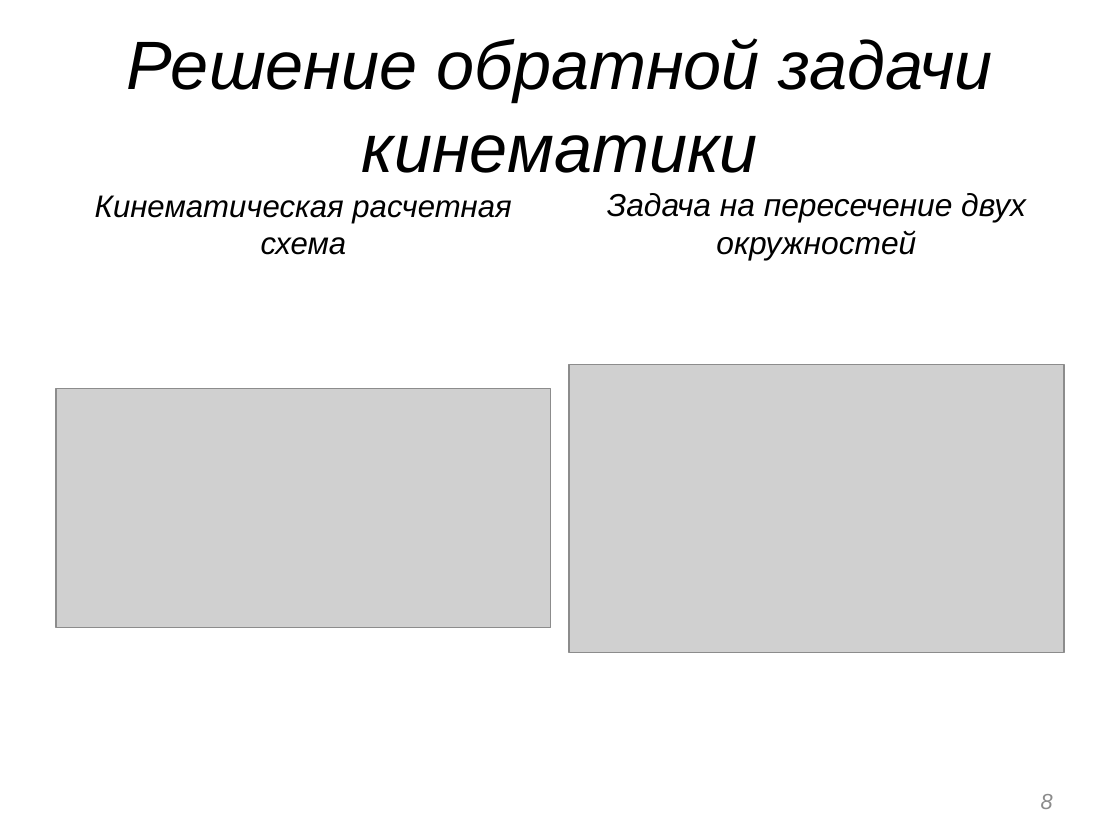
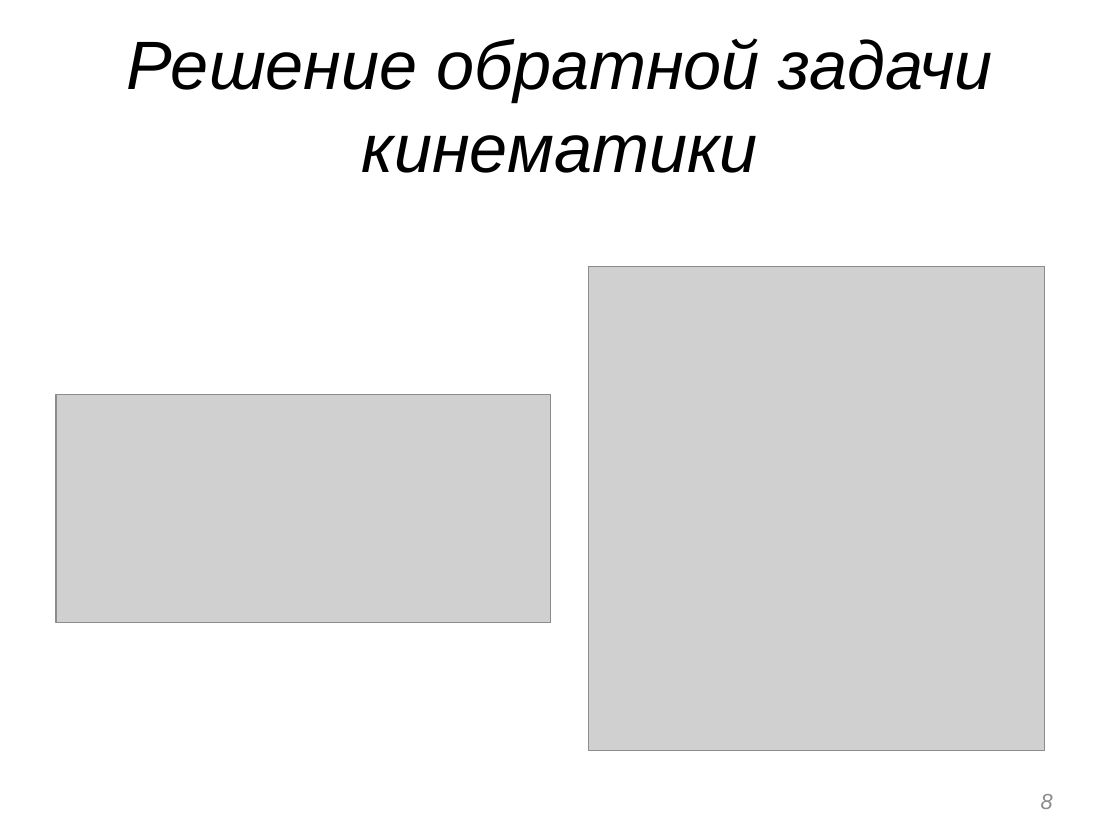
Before and after one commit to VovaRodger/Robo, a slide deck: slide 8 of Презентация.pptx. Drawn at 1120x840 pixels with LibreOffice and Linux fonts; fonts in the diff are those of the drawing; grey boxes stand for pictures. Boxes give left, top, right and bottom in pixels: in the first picture for what was removed or moved away, otherwise in the second. Text is boxed around its words. In the diff, an @@ line names an element or a change of style, - is before the commit and + after.

```diff
--- a/Презентация.pptx
+++ b/Презентация.pptx
@@ text removed at [95, 195, 511, 255] @@
-Кинематическая расчетная схема
@@ text removed at [607, 193, 1026, 260] @@
-Задача на пересечение двух окружностей
@@ picture: place and size @@
-picture at [569, 364, 1064, 652]
+picture at [588, 267, 1045, 750]
@@ picture: place and size @@
-picture at [56, 389, 551, 628]
+picture at [56, 394, 551, 623]
```
Also in this commit, not shown: 4 other slides changed, 3 slides added, 1 slide removed, 27 other files.
